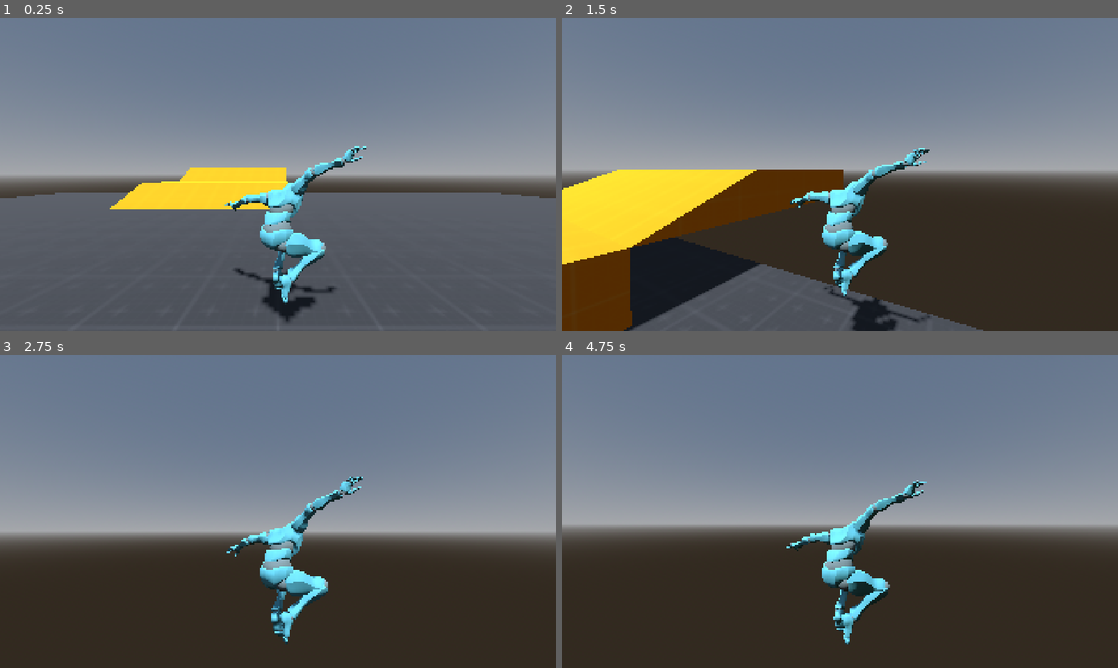
Above: before the commit, frames 1-4 (two rows, left to right).
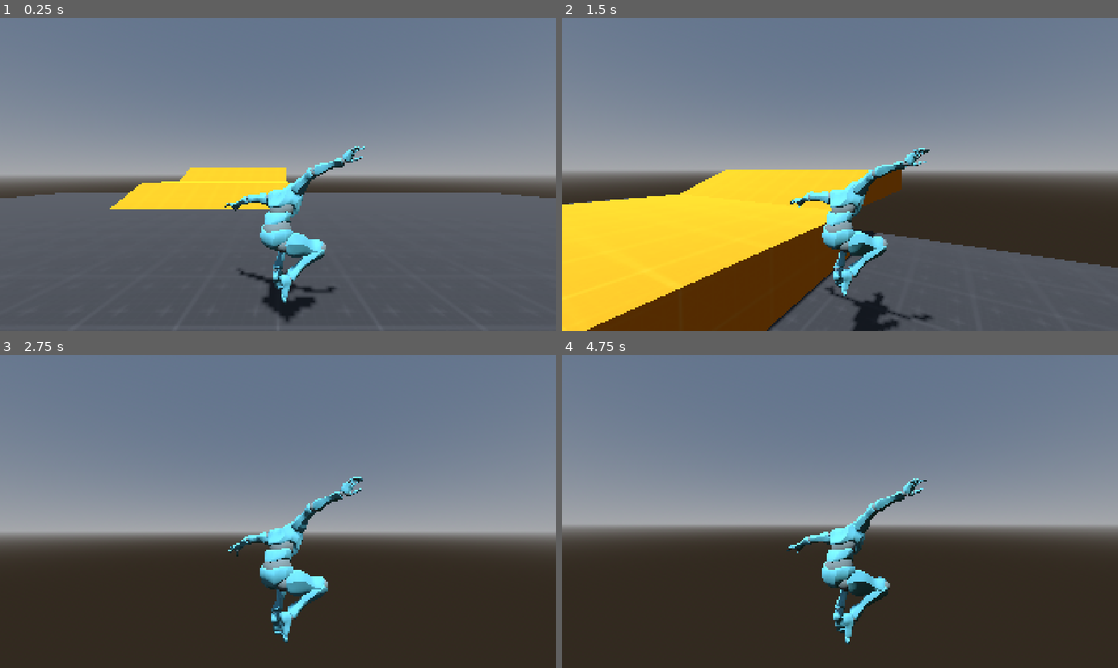
Above: after the commit, the same moments.

Repository: livemehere/3d-prototype
Game: Godot game, scene res://scenes/Main.tscn
Same seed, same stepped clock (60 frames per second), same inputs: the game is played once before the commit and once after it.
Inputs (mouse positions are in pixels of both pictures, inside the frame that each line leads up to):
- Up to frame 1 (0.25 s): no input
- Up to frame 2 (1.5 s): move the mouse to (867, 174) at 0.52 s; hold W (move_forward) from 0.53 s (still down); tap Shift (dash) at 0.6, 1.35 s; tap Space (jump) at 0.77 s; move the mouse to (812, 174) at 1.27 s
- Up to frame 3 (2.75 s): keep holding W (move_forward); tap Space (jump) at 1.52 s; move the mouse to (289, 505) at 2.02 s; tap Shift (dash) at 2.1 s
- Up to frame 4 (4.75 s): keep holding W (move_forward); move the mouse to (834, 517) at 2.77 s; tap Shift (dash) at 2.85, 3.6, 4.35 s; tap Space (jump) at 3.02, 3.77, 4.52 s; move the mouse to (878, 514) at 3.52 s; move the mouse to (795, 508) at 4.27 s

The runs differ from the first frame. In frame 1, 0.3% of the frame differs, in the area x 40-66%, y 40-91%; in frame 2, 31%, in the area x 0-100%, y 48-100%; in frame 3, 0.6%; in frame 4, 0.6%.

Commit message:
set speed as blend & walk & run anim

Diff:
--- a/entities/player/player.gd
+++ b/entities/player/player.gd
@@ -1,6 +1,7 @@
 extends CharacterBody3D
 
-@export var speed := 8.0
+@export var speed := 2.0
+@export var sprint_speed := 8.0
 @export var turn_speed := 30
 
 # smooth transition for when start/stop move
@@ -110,9 +111,10 @@
 
 	if velocity.y != 0:
 		anim_state.travel("fall")
-	elif direction:
-		anim_state.travel("run")
 	else:
-		anim_state.travel("idle")
+		var move_speed := Vector2(velocity.x, velocity.z).length()
+		var speed_ratio = clamp(move_speed / sprint_speed, 0.0, 1.0)
+		anim_state.travel("move")
+		anim_tree.set("parameters/move/blend_position",speed_ratio)
 
 	move_and_slide()
--- a/entities/player/y_bot.tscn
+++ b/entities/player/y_bot.tscn
@@ -5,48 +5,45 @@
 [sub_resource type="AnimationNodeAnimation" id="AnimationNodeAnimation_llp81"]
 animation = &"fall"
 
-[sub_resource type="AnimationNodeAnimation" id="AnimationNodeAnimation_s2cty"]
+[sub_resource type="AnimationNodeAnimation" id="AnimationNodeAnimation_50ro5"]
 animation = &"idle"
 
-[sub_resource type="AnimationNodeAnimation" id="AnimationNodeAnimation_j1a4h"]
+[sub_resource type="AnimationNodeAnimation" id="AnimationNodeAnimation_fefd0"]
+animation = &"walk"
+
+[sub_resource type="AnimationNodeAnimation" id="AnimationNodeAnimation_xj3o5"]
 animation = &"run"
 
-[sub_resource type="AnimationNodeStateMachineTransition" id="AnimationNodeStateMachineTransition_fefd0"]
-xfade_time = 0.1
-
-[sub_resource type="Curve" id="Curve_s2cty"]
-_data = [Vector2(0.014925376, 0.014545441), 0.0, 3.432096, 0, 0, Vector2(0.98341626, 0.9909091), 0.047754448, 0.0, 0, 0]
-point_count = 2
-
-[sub_resource type="AnimationNodeStateMachineTransition" id="AnimationNodeStateMachineTransition_xj3o5"]
-xfade_time = 0.1
-xfade_curve = SubResource("Curve_s2cty")
-priority = 2
+[sub_resource type="AnimationNodeBlendSpace1D" id="AnimationNodeBlendSpace1D_1n8a3"]
+min_space = 0.0
+value_label = "0.5"
+blend_point_0/node = SubResource("AnimationNodeAnimation_50ro5")
+blend_point_0/pos = 0.0
+blend_point_0/name = &"idle"
+blend_point_1/node = SubResource("AnimationNodeAnimation_fefd0")
+blend_point_1/pos = 0.3
+blend_point_1/name = &"walk"
+blend_point_2/node = SubResource("AnimationNodeAnimation_xj3o5")
+blend_point_2/pos = 1.0
+blend_point_2/name = &"run"
 
 [sub_resource type="AnimationNodeStateMachineTransition" id="AnimationNodeStateMachineTransition_llp81"]
 xfade_time = 0.1
 
 [sub_resource type="AnimationNodeStateMachineTransition" id="AnimationNodeStateMachineTransition_s2cty"]
+xfade_time = 0.1
 
 [sub_resource type="AnimationNodeStateMachineTransition" id="AnimationNodeStateMachineTransition_j1a4h"]
-xfade_time = 0.1
-
-[sub_resource type="AnimationNodeStateMachineTransition" id="AnimationNodeStateMachineTransition_50ro5"]
-xfade_time = 0.1
-
-[sub_resource type="AnimationNodeStateMachineTransition" id="AnimationNodeStateMachineTransition_1n8a3"]
-xfade_time = 0.1
+advance_mode = 2
 
 [sub_resource type="AnimationNodeStateMachine" id="AnimationNodeStateMachine_llp81"]
-states/End/position = Vector2(1043, 124.25)
-states/Start/position = Vector2(392, 123.25)
+states/End/position = Vector2(1326, 144.25)
+states/Start/position = Vector2(393, 143.02344)
 states/fall/node = SubResource("AnimationNodeAnimation_llp81")
-states/fall/position = Vector2(731, 300.5)
-states/idle/node = SubResource("AnimationNodeAnimation_s2cty")
-states/idle/position = Vector2(612, 99.625)
-states/run/node = SubResource("AnimationNodeAnimation_j1a4h")
-states/run/position = Vector2(836.5, 91.4375)
-transitions = ["idle", "run", SubResource("AnimationNodeStateMachineTransition_fefd0"), "idle", "fall", SubResource("AnimationNodeStateMachineTransition_xj3o5"), "run", "idle", SubResource("AnimationNodeStateMachineTransition_llp81"), "Start", "idle", SubResource("AnimationNodeStateMachineTransition_s2cty"), "run", "fall", SubResource("AnimationNodeStateMachineTransition_j1a4h"), "fall", "run", SubResource("AnimationNodeStateMachineTransition_50ro5"), "fall", "idle", SubResource("AnimationNodeStateMachineTransition_1n8a3")]
+states/fall/position = Vector2(619.5, 233)
+states/move/node = SubResource("AnimationNodeBlendSpace1D_1n8a3")
+states/move/position = Vector2(618, 110.890625)
+transitions = ["move", "fall", SubResource("AnimationNodeStateMachineTransition_llp81"), "fall", "move", SubResource("AnimationNodeStateMachineTransition_s2cty"), "Start", "move", SubResource("AnimationNodeStateMachineTransition_j1a4h")]
 
 [node name="ModelRoot" unique_id=28245311 instance=ExtResource("1_llp81")]
 
@@ -54,20 +51,20 @@
 transform = Transform3D(-0.01, -8.7422775e-10, 0, 0, 0, -0.01, 8.7422775e-10, -0.01, 0, 0, 0, 0)
 
 [node name="Skeleton3D" parent="Armature" index="0" unique_id=445711851]
-bones/0/position = Vector3(-0.2494789, 0.51806694, -99.03926)
-bones/0/rotation = Quaternion(-0.7307332, -0.04784871, 0.01472962, 0.6808249)
-bones/1/rotation = Quaternion(-0.035133295, 0.013359112, 0.024779115, 0.9989861)
-bones/2/rotation = Quaternion(0.009272802, 0.0019276239, 0.014590153, 0.9998488)
-bones/3/rotation = Quaternion(0.06657972, 0.002971427, 0.014499163, 0.9976714)
-bones/4/rotation = Quaternion(0.04855741, -0.0019642422, 0.0053688367, 0.99880403)
-bones/5/rotation = Quaternion(-0.066760674, 0.010267037, -0.0021663955, 0.9977139)
-bones/7/rotation = Quaternion(-0.5922328, -0.44096082, 0.508705, -0.44275612)
+bones/0/position = Vector3(-0.21041007, 0.35512894, -98.98903)
+bones/0/rotation = Quaternion(-0.7285502, -0.04988859, 0.013013274, 0.68304926)
+bones/1/rotation = Quaternion(-0.028403118, 0.015469015, 0.024715966, 0.99917126)
+bones/2/rotation = Quaternion(0.010497719, 0.002233259, 0.014259275, 0.9998408)
+bones/3/rotation = Quaternion(0.06802575, 0.003495656, 0.01427142, 0.99757534)
+bones/4/rotation = Quaternion(0.05249794, -0.002072653, 0.0033156087, 0.9986134)
+bones/5/rotation = Quaternion(-0.07383389, 0.007517907, -0.001833379, 0.99724054)
+bones/7/rotation = Quaternion(-0.6002674, -0.4324456, 0.50819886, -0.4409125)
 bones/8/position = Vector3(3.841915e-06, 12.922287, -9.936841e-06)
-bones/8/rotation = Quaternion(0.5520588, 0.18399365, 0.20344687, 0.7873925)
+bones/8/rotation = Quaternion(0.54298407, 0.17971697, 0.2058182, 0.794046)
 bones/9/position = Vector3(1.2035962e-05, 27.404676, 2.7200258e-08)
-bones/9/rotation = Quaternion(-8.719117e-08, -4.979861e-08, 0.01394323, 0.99990284)
+bones/9/rotation = Quaternion(-3.373317e-08, -9.794875e-09, 0.013309497, 0.9999114)
 bones/10/position = Vector3(4.9854407e-07, 27.614447, 1.376945e-05)
-bones/10/rotation = Quaternion(0.053544346, -0.27804446, 0.025040502, 0.9587478)
+bones/10/rotation = Quaternion(0.04540728, -0.28411376, 0.028430408, 0.9572927)
 bones/11/rotation = Quaternion(0.20985986, -0.059561785, 0.20750426, 0.9536001)
 bones/12/position = Vector3(3.7550967e-06, 4.744968, -1.8723867e-06)
 bones/12/rotation = Quaternion(-0.14270748, 0.08659725, -0.24053374, 0.9561794)
@@ -101,13 +98,13 @@
 bones/29/rotation = Quaternion(0.14350031, 3.2819647e-05, -0.014477812, 0.98954445)
 bones/30/position = Vector3(5.1920665e-07, 2.9238663, 1.4582583e-06)
 bones/31/position = Vector3(-6.105697, 9.106349, 0.757076)
-bones/31/rotation = Quaternion(0.5989261, -0.4359643, 0.5247099, 0.41940686)
+bones/31/rotation = Quaternion(0.6046873, -0.42964295, 0.52265745, 0.42022556)
 bones/32/position = Vector3(1.3829566e-07, 12.922288, -5.0046365e-06)
-bones/32/rotation = Quaternion(0.4616061, -0.26483962, -0.23263493, 0.8140398)
+bones/32/rotation = Quaternion(0.4623572, -0.26530418, -0.22963685, 0.81431353)
 bones/33/position = Vector3(-3.0166998e-06, 27.404673, -2.5335048e-06)
-bones/33/rotation = Quaternion(1.5006655e-08, 1.7440733e-09, -0.057156123, 0.99836534)
+bones/33/rotation = Quaternion(3.5768867e-08, -2.8800748e-09, -0.057698973, 0.99833405)
 bones/34/position = Vector3(1.00784855e-05, 27.614464, 2.2026961e-06)
-bones/34/rotation = Quaternion(0.054475904, 0.17391813, -0.003828552, 0.9832448)
+bones/34/rotation = Quaternion(0.05521009, 0.17805524, -0.004183565, 0.98246163)
 bones/35/rotation = Quaternion(0.21378542, 0.06537191, -0.22564735, 0.94821185)
 bones/36/position = Vector3(1.3709077e-06, 4.744967, -4.084266e-06)
 bones/36/rotation = Quaternion(-0.144092, -0.076172285, 0.27720702, 0.9468852)
@@ -141,15 +138,16 @@
 bones/53/position = Vector3(1.787818e-06, 2.5948446, -2.7321498e-06)
 bones/53/rotation = Quaternion(0.14377308, -1.4774537e-06, 0.011701596, 0.98954153)
 bones/54/position = Vector3(-1.1271874e-06, 2.9238644, 1.9882764e-06)
-bones/55/rotation = Quaternion(0.13548249, 0.06426902, 0.9858913, -0.07438122)
-bones/56/rotation = Quaternion(-0.120653264, -0.013329155, 0.032524314, 0.9920722)
-bones/57/rotation = Quaternion(0.5312165, -0.022655735, -0.02911656, 0.84643257)
+bones/55/rotation = Quaternion(0.13768572, 0.07341322, 0.9846987, -0.07759924)
+bones/56/rotation = Quaternion(-0.12871337, -0.010518858, 0.03190098, 0.9911129)
+bones/57/rotation = Quaternion(0.533614, -0.022485983, -0.028657919, 0.84494334)
 bones/58/rotation = Quaternion(0.26934385, -0.03237569, -0.014591709, 0.9623892)
-bones/60/rotation = Quaternion(-0.09318975, -0.022933125, 0.9951301, -0.02249011)
-bones/61/rotation = Quaternion(-0.0779177, 0.084158406, -0.02514826, 0.993083)
-bones/62/rotation = Quaternion(0.57128364, 0.011665061, -0.008719785, 0.8206236)
-bones/63/rotation = Quaternion(0.28609344, 0.03190481, 0.014138723, 0.95756614)
+bones/60/rotation = Quaternion(-0.091479294, -0.018228306, 0.9953032, -0.025899895)
+bones/61/rotation = Quaternion(-0.07939838, 0.08418029, -0.025513284, 0.99295455)
+bones/62/rotation = Quaternion(0.5708109, 0.012123566, -0.009161239, 0.82094103)
+bones/63/rotation = Quaternion(0.28737068, 0.031898756, 0.014113561, 0.95718414)
 
 [node name="AnimationTree" type="AnimationTree" parent="." index="2" unique_id=411279444]
 tree_root = SubResource("AnimationNodeStateMachine_llp81")
 anim_player = NodePath("../AnimationPlayer")
+parameters/move/blend_position = -0.102751754
